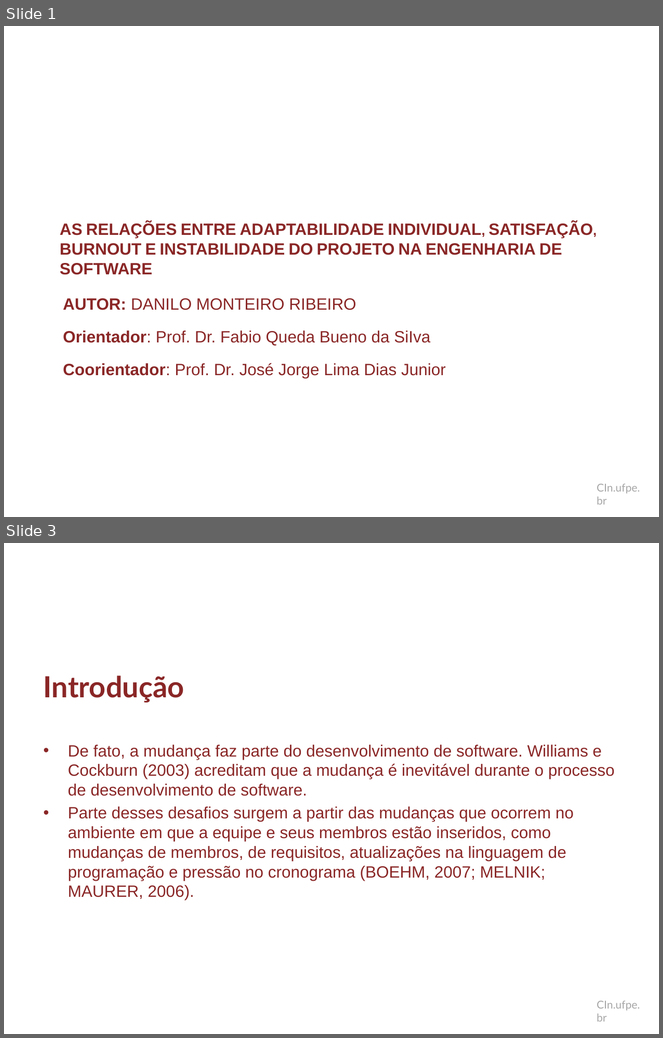
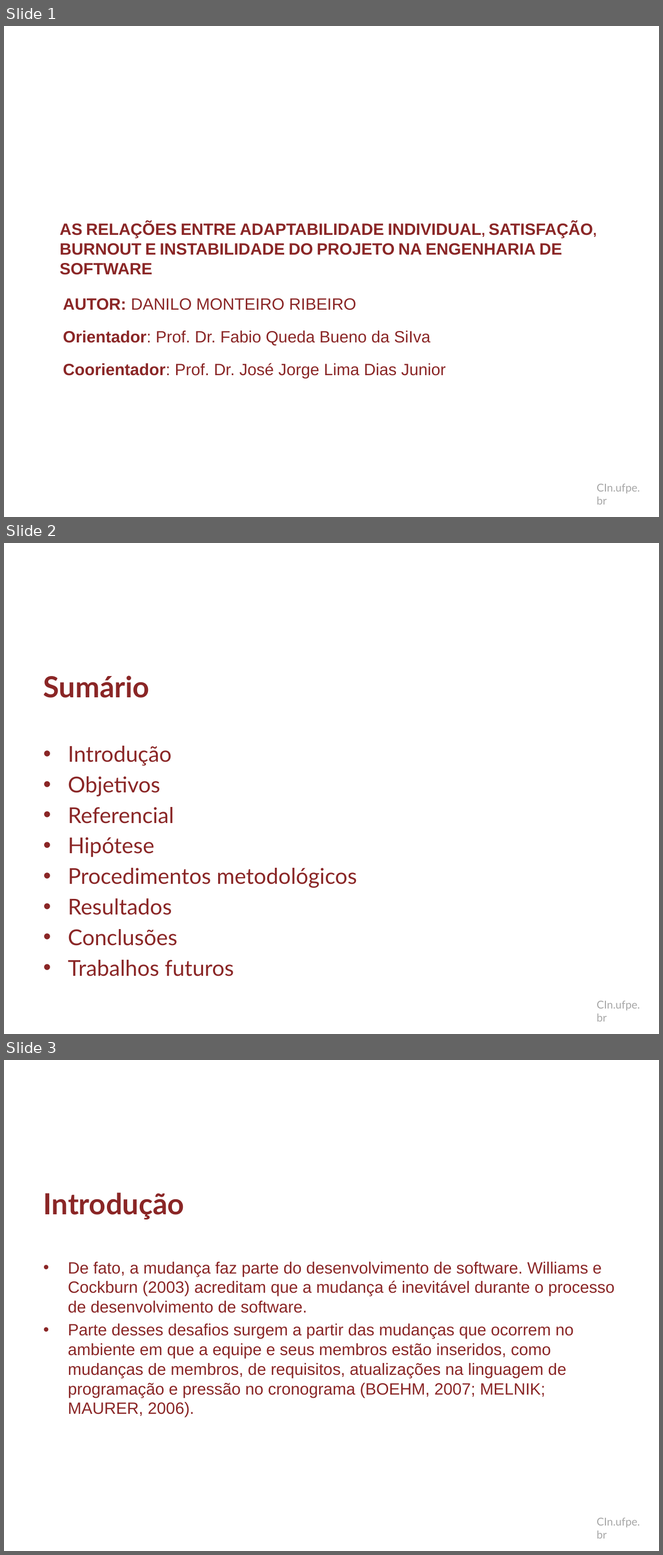
Before and after one commit to dan1lo/doutoradoR, a slide deck: apresentacao doutorado.pptx. Shown one above the other, each under a label of ours: slides 1 and 3 before the commit, slides 1, 2 and 3 after it; the slides between them are not shown. The pictures are 663x1038 and 663x1555 pixels, drawn with LibreOffice and Linux fonts; fonts in the diff are those of the drawing; background and template pictures are left out. Boxes give left, top, right and bottom in pixels: in the first picture for what was removed or moved away, otherwise in the second. Text is boxed around its words. In the diff, an @@ line names an element or a change of style, - is before the commit and + after.

Commit message:
atualizar apresentacao
conclusao e trabalhos fulturos

```diff
--- a/apresentacao doutorado.pptx
+++ b/apresentacao doutorado.pptx
@@ slide 2 added at bbox=[4, 543, 659, 1034], background #FFFFFF; not listed: 1 template element that a slide beside it also shows @@
@@ title added at bbox=[44, 676, 150, 698], 32 pt, text #8A2626, bold @@
+Sumário
@@ text added at bbox=[68, 746, 357, 977], 24 pt, text #8A2626 @@
+• Introdução
+• Objetivos
+• Referencial
+• Hipótese
+• Procedimentos metodológicos
+• Resultados
+• Conclusões
+• Trabalhos futuros
```
Also in this commit, not shown: 1 slide changed, 6 other slides added, 5 slides removed.
